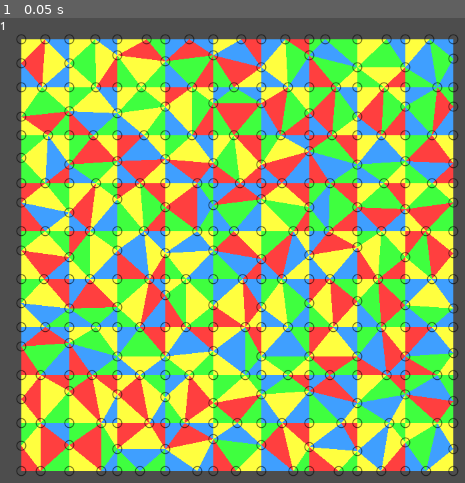
Above: before the commit, frame 1.
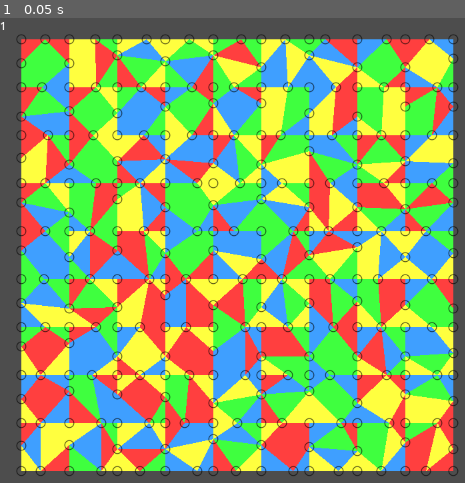
Above: after the commit, the same moment.

Repository: Pe3Hu/raupatu
Game: Godot game, scene res://scenes/game/Game.tscn
The game is run twice, just before and just after one commit, with the same random seed, the same clock (stepped at 60 frames per second) and the same inputs.
Inputs:
- Up to frame 1 (0.05 s): no input

The runs differ from the first frame. In frame 1, 67% of the frame differs, in the area x 4-98%, y 4-98%.

Commit message:
version 0.002
1. Bletz class added

Diff:
--- a/scripts/Classes_1.gd
+++ b/scripts/Classes_1.gd
@@ -96,8 +96,10 @@
 	func _init(input_) -> void:
 		arr.knopf = input_.knopfs
 		obj.leinwand = input_.leinwand
+		obj.bletz = null
 		dict.neighbor = {}
 		word.color = "White"
+		word.type = input_.type
 		init_schlitzs()
 
 
@@ -157,27 +159,59 @@
 		obj.leinwand.scene.myself.get_node("Klappes").add_child(polygon)
 
 
-	func cut() -> void:
-		var knopfs = []
-#		var schlitzs = []
-#		schlitzs.append_array(dict.neighbor.keys())
-#		var schlitz = Global.get_random_element(schlitzs)
-#		var first = schlitz.cut()
-#		knopfs.append(first)
-#		schlitzs.erase(schlitz)
-#		schlitz = Global.get_random_element(schlitzs)
-#		var second = schlitz.cut()
-#		knopfs.append(second)
-
-#		var input = {}
-#		input.leinwand = obj.leinwand
-#		input.knopfs = knopfs
-#		schlitz = Classes_1.Schlitz.new(input)
-#		obj.leinwand.dict.schlitz[first] = {}
-#		obj.leinwand.dict.schlitz[first][second] = schlitz
-#		obj.leinwand.dict.schlitz[second] = {}
-#		obj.leinwand.dict.schlitz[second][first] = schlitz
-		pass
+#заплатка
+class Bletz:
+	var arr = {}
+	var dict ={}
+	var word = {}
+	var obj = {}
+
+
+	func _init(input_) -> void:
+		arr.knopf = []
+		arr.klappe = input_.klappes
+		obj.leinwand = input_.leinwand
+		dict.neighbor = {}
+		word.color = "White"
+		set_knopfs()
+
+
+	func set_knopfs() -> void:
+		for klappe in arr.klappe:
+			klappe.obj.bletz = self
+
+			for knopf in klappe.arr.knopf:
+				if !arr.knopf.has(knopf):
+					arr.knopf.append(knopf)
+
+
+	func connect_klappes() -> void:
+		var schlitzs = {}
+
+		for klappe in arr.klappe:
+			for schlitz in klappe.dict.neighbor.keys():
+				if !schlitzs.keys().has(schlitz):
+					schlitzs[schlitz] = 1
+				else:
+					schlitzs[schlitz] += 1
+
+		for schlitz in schlitzs.keys():
+			if schlitzs[schlitz] == 1:
+				for klappe in arr.klappe:
+					if klappe.dict.neighbor.keys().has(schlitz):
+						var neighbor = klappe.dict.neighbor[schlitz].obj.bletz
+						dict.neighbor[schlitz] = neighbor
+						neighbor.dict.neighbor[schlitz] = self
+
+
+	func paint_klappes() -> void:
+		for klappe in arr.klappe:
+			klappe.word.color = word.color
+
+
+	func init_polygon() -> void:
+		for klappe in arr.klappe:
+			klappe.init_polygon()
 
 
 #полотно
@@ -194,6 +228,7 @@
 		init_knopfs()
 		init_klappes()
 		add_new_schlitzs()
+		glue_klappes()
 
 
 	func init_knopfs() -> void:
@@ -217,6 +252,7 @@
 			if key.x < border.x && key.y < border.y:
 				var input = {}
 				input.leinwand = self
+				input.type = "square"
 				input.knopfs = []
 
 				for neighbor in Global.dict.neighbor.zero:
@@ -278,6 +314,7 @@
 								var input = {}
 								input.leinwand = self
 								input.knopfs = [knopf,first,second]
+								input.type = "corner"
 								var klappe = Classes_1.Klappe.new(input)
 								arr.klappe.append(klappe)
 				"edge":
@@ -316,31 +353,87 @@
 				var input = {}
 				input.leinwand = self
 				input.knopfs = trio
+				input.type = "center"
 				var klappe = Classes_1.Klappe.new(input)
 				arr.klappe.append(klappe)
 
-
 		set_klappe_neighbors()
-		set_klappe_colors()
-
-
-	func set_klappe_colors() -> void:
-		var origin = arr.klappe[0]
+
+
+	func glue_klappes() -> void:
+		arr.bletz = []
+		var unglueds = []
+		var glueds = []
+		unglueds.append_array(arr.klappe)
+
+		while unglueds.size() > 0:
+			var klappes = []
+			var current_klappe = Global.get_random_element(unglueds)
+			var options = []
+
+			for size in Global.dict.klappe.size.keys():
+				for types in Global.dict.klappe.size[size]:
+					if types.has(current_klappe.word.type):
+						for _i in Global.dict.klappe.duplicate[size]:
+							options.append(types)
+
+			var types = []
+			types.append_array(Global.get_random_element(options))
+			klappes.append(current_klappe)
+			unglueds.erase(current_klappe)
+			types.erase(current_klappe.word.type)
+
+			while types.size() > 0:
+				var neighbors = []
+
+				for klappe in klappes:
+					for schlitz in klappe.dict.neighbor.keys():
+						var neighbor = klappe.dict.neighbor[schlitz]
+
+						if unglueds.has(neighbor) && types.has(neighbor.word.type):
+							neighbors.append(neighbor)
+
+				if neighbors.size() == 0:
+					types = []
+				else:
+					current_klappe = Global.get_random_element(neighbors)
+					klappes.append(current_klappe)
+					unglueds.erase(current_klappe)
+					types.erase(current_klappe.word.type)
+
+			glueds.append(klappes)
+
+		for glued in glueds:
+			var input = {}
+			input.klappes = glued
+			input.leinwand = self
+			var bletz = Classes_1.Bletz.new(input)
+			arr.bletz.append(bletz)
+
+		for bletz in arr.bletz:
+			bletz.connect_klappes()
+
+		set_bletz_colors()
+
+
+	func set_bletz_colors() -> void:
+		var origin = arr.bletz[0]
 		var unpainted = [origin]
 
 		while unpainted.size() > 0:
-			var klappe = unpainted.pop_front()
+			var bletz = unpainted.pop_front()
 			var colors = []
 			colors.append_array(Global.arr.color)
 
-			for schlitz in klappe.dict.neighbor.keys():
-				var neighbor = klappe.dict.neighbor[schlitz]
+			for schlitz in bletz.dict.neighbor.keys():
+				var neighbor = bletz.dict.neighbor[schlitz]
 				colors.erase(neighbor.word.color)
 
 				if neighbor.word.color == "White" && !unpainted.has(neighbor):
 					unpainted.append(neighbor)
 
-			klappe.word.color = Global.get_random_element(colors)
-
-		for klappe in arr.klappe:
-			klappe.init_polygon()
+			bletz.word.color = Global.get_random_element(colors)
+			bletz.paint_klappes()
+
+		for bletz in arr.bletz:
+			bletz.init_polygon()
--- a/scripts/Global.gd
+++ b/scripts/Global.gd
@@ -48,6 +48,21 @@
 		Vector2( 1, 1),
 		Vector2( 0, 1)
 	]
+
+	dict.klappe = {}
+	dict.klappe.size = {
+		1: [["corner"], ["center"]],
+		2: [["corner", "corner"], ["corner", "center"], ["center", "center"]],
+		3: [["corner", "corner", "center"], ["corner", "center", "center"]],
+		4: [["corner", "corner", "corner", "corner"]]
+	}
+	dict.klappe.duplicate = {
+		1: 8,
+		2: 4,
+		3: 2,
+		4: 1
+	}
+
 
 
 func init_arr() -> void:
